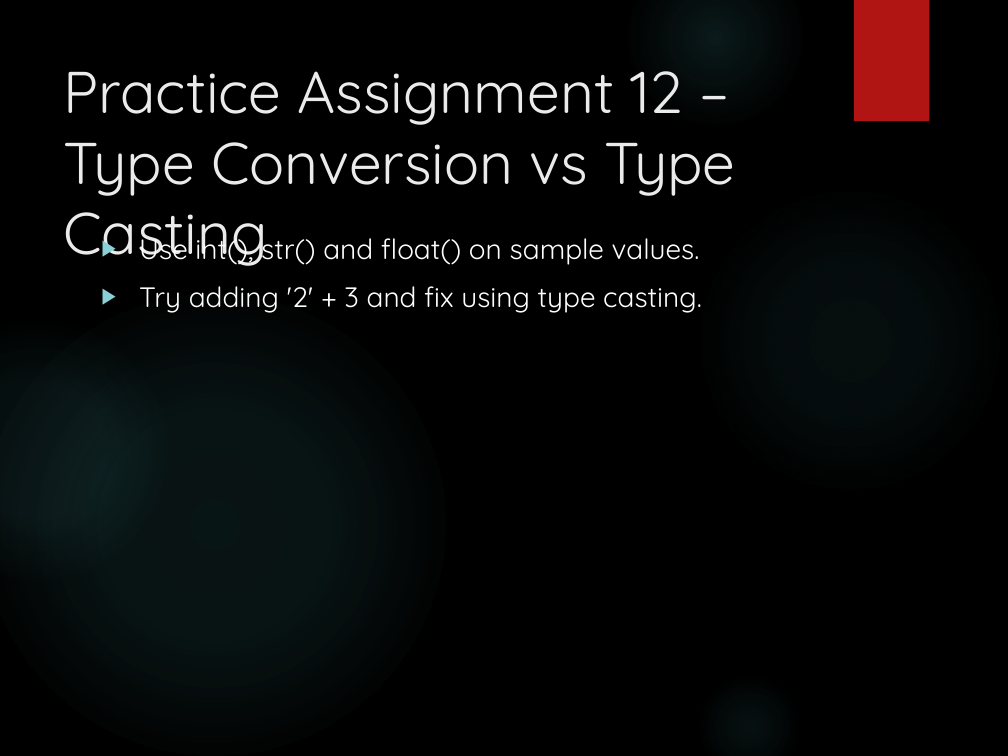
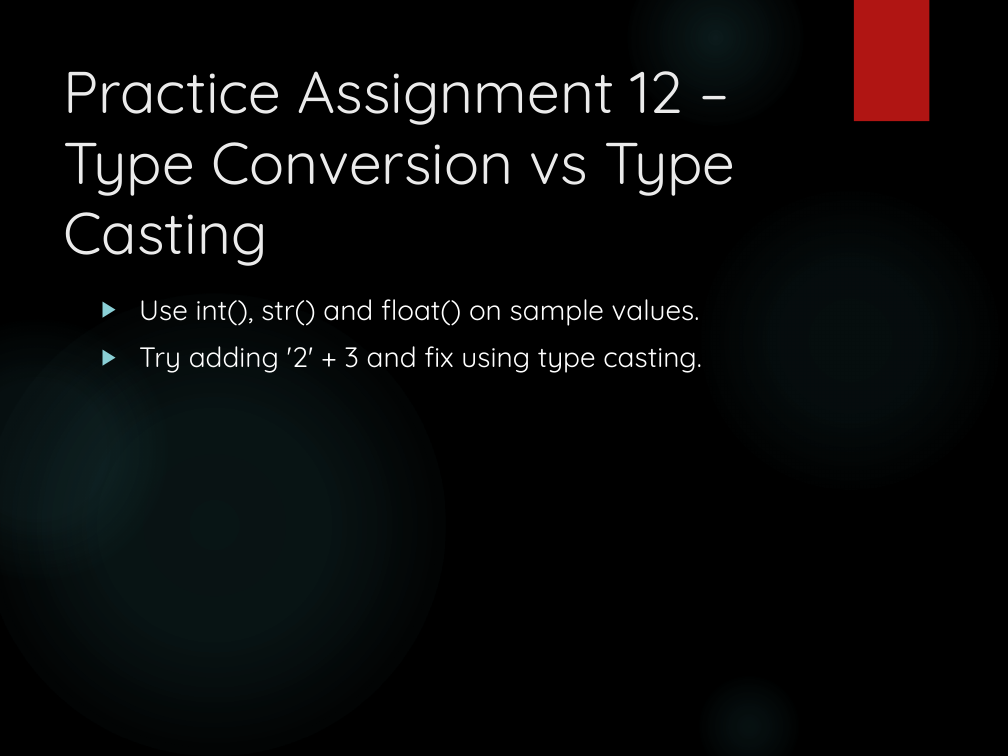
Before and after one commit to MuhammadMusabYaqoob/Brainny-Skills, a slide deck: slide 30 of Lecture 1/Python_Lecture1_With_Practice.pptx. Drawn at 1008x756 pixels with LibreOffice and Linux fonts; fonts in the diff are those of the drawing; background and template pictures are left out. Boxes give left, top, right and bottom in pixels: in the first picture for what was removed or moved away, otherwise in the second. Text is boxed around its words. In the diff, an @@ line names an element or a change of style, - is before the commit and + after.

```diff
--- a/Lecture 1/Python_Lecture1_With_Practice.pptx
+++ b/Lecture 1/Python_Lecture1_With_Practice.pptx
@@ text "Use int(), str() and float() ..." rewrapped from (139, 230, 702, 313) to (139, 299, 702, 373) @@
```
Also in this commit, not shown: 3 other files.
